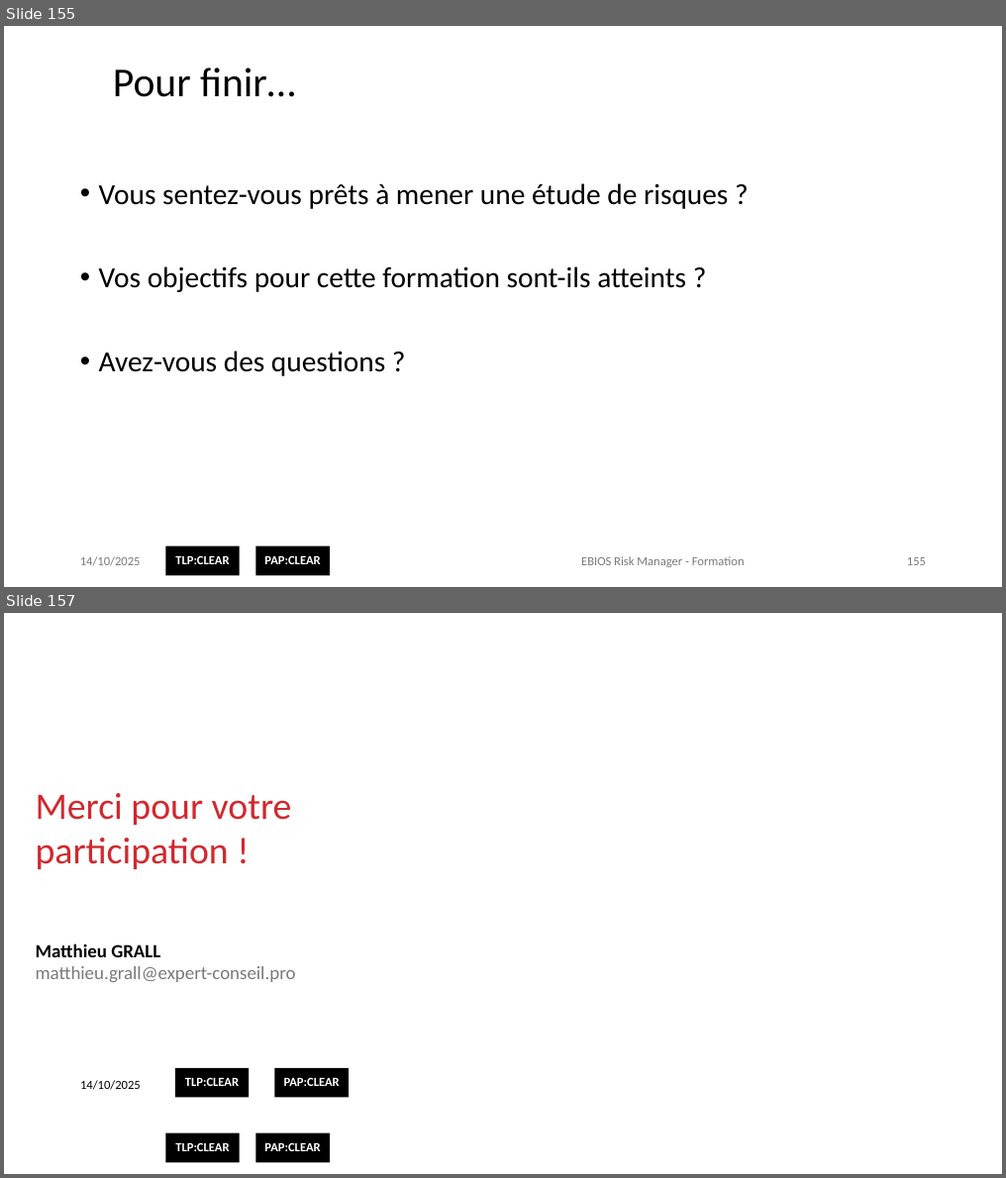
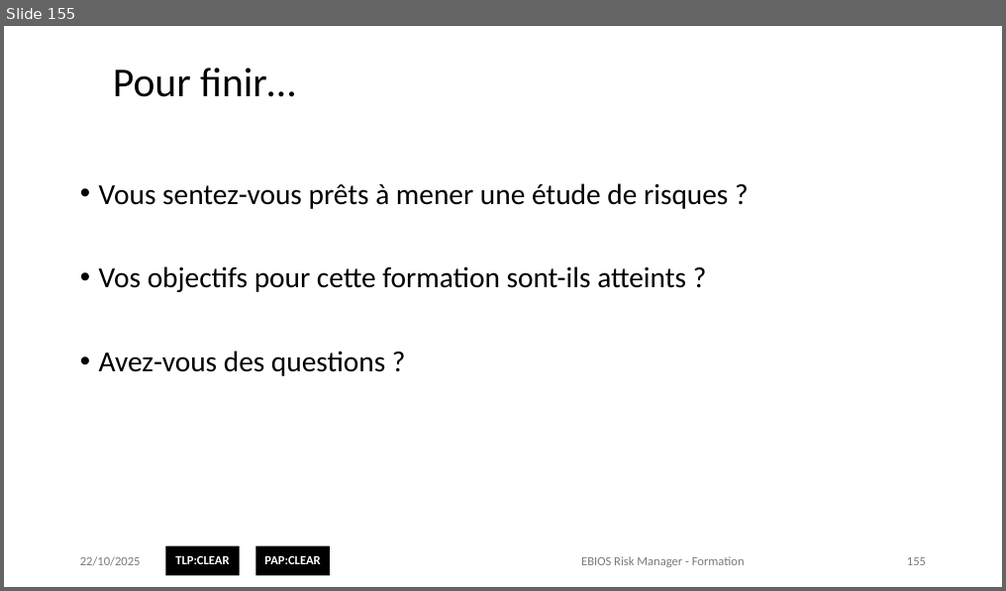
Before and after one commit to matthieu-grall/ebios_formation, a slide deck: EBIOS Risk Manager - Formation - Présentation.pptx. Shown one above the other, each under a label of ours: slides 155 and 157 before the commit, slide 155 after it; the slides between them are not shown. The pictures are 1006x1178 and 1006x591 pixels, drawn with LibreOffice and Linux fonts; fonts in the diff are those of the drawing; background and template pictures are left out. Boxes give left, top, right and bottom in pixels: in the first picture for what was removed or moved away, otherwise in the second. Text is boxed around its words. In the diff, an @@ line names an element or a change of style, - is before the commit and + after.

```diff
--- a/EBIOS Risk Manager - Formation - Présentation.pptx
+++ b/EBIOS Risk Manager - Formation - Présentation.pptx
@@ slide 157 removed at box(4, 613, 1002, 1174), background picture (left out); not listed: 2 template elements that a slide beside it also shows @@
@@ text removed at box(36, 793, 296, 982) @@
-Merci pour votre participation !
-Matthieu GRALL
-matthieu.grall@expert-conseil.pro
@@ text removed at box(80, 1080, 141, 1090) @@
-14/10/2025
@@ text removed at box(175, 1068, 249, 1097) @@
-TLP:CLEAR
@@ text removed at box(275, 1068, 349, 1097) @@
-PAP:CLEAR
@@ slide 155 changed as well @@
@@ text at box(80, 557, 141, 567): text changed @@
-14/10/2025
+22/10/2025
```
Also in this commit, not shown: 157 other slides changed, 1 slide added, 5 other files.
